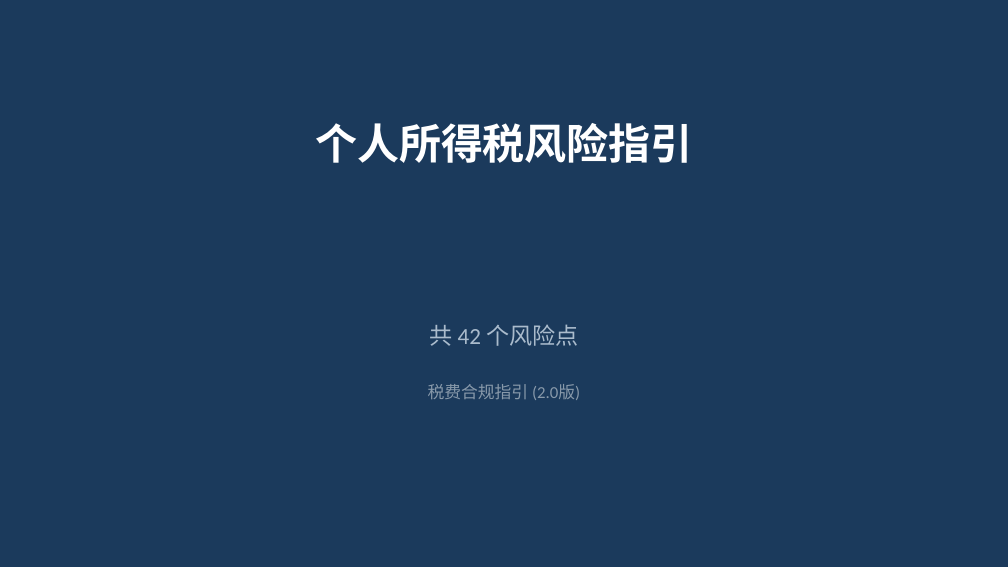
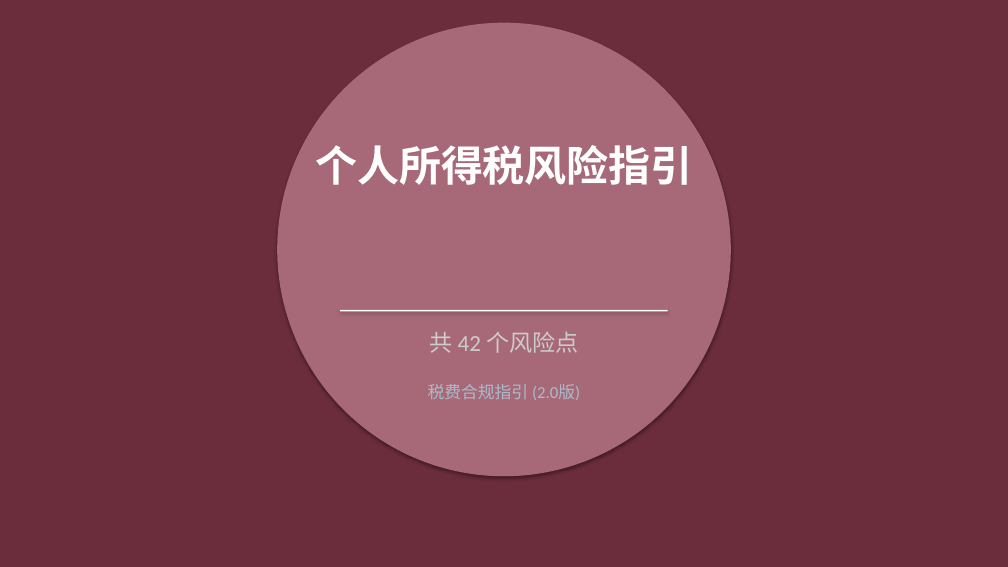
Before and after one commit to SlainTroyard/ppt, a slide deck: slide 1 of ppts_output_v3/03_个人所得税风险指引.pptx. Drawn at 1008x567 pixels with LibreOffice and Linux fonts; fonts in the diff are those of the drawing. Boxes give left, top, right and bottom in pixels: in the first picture for what was removed or moved away, otherwise in the second. Text is boxed around its words. In the diff, an @@ line names an element or a change of style, - is before the commit and + after.

```diff
--- a/ppts_output_v3/03_个人所得税风险指引.pptx
+++ b/ppts_output_v3/03_个人所得税风险指引.pptx
@@ background #1B3A5C to #6B2D3B @@
@@ ellipse added at [278,23,731,476], fill #A76977 @@
@@ text "个人所得税风险指引": place and size @@
-text "个人所得税风险指引" at [315,123,693,163]
+text "个人所得税风险指引" at [315,145,693,185]
@@ text "共 42 个风险点": place and size @@
-text "共 42 个风险点" at [429,324,578,346]
+text "共 42 个风险点" at [429,332,578,353]
@@ text "共 42 个风险点" at [429,332,578,353]: text colour #AABBCC to #CCCCCC @@
@@ rectangle added at [340,310,668,312], fill #FFFFFF @@
@@ text "税费合规指引 (2.0版)" at [428,384,580,400]: text colour #8899AA to #AABBCC @@
```
Also in this commit, not shown: 42 other slides changed, 20 other files.
